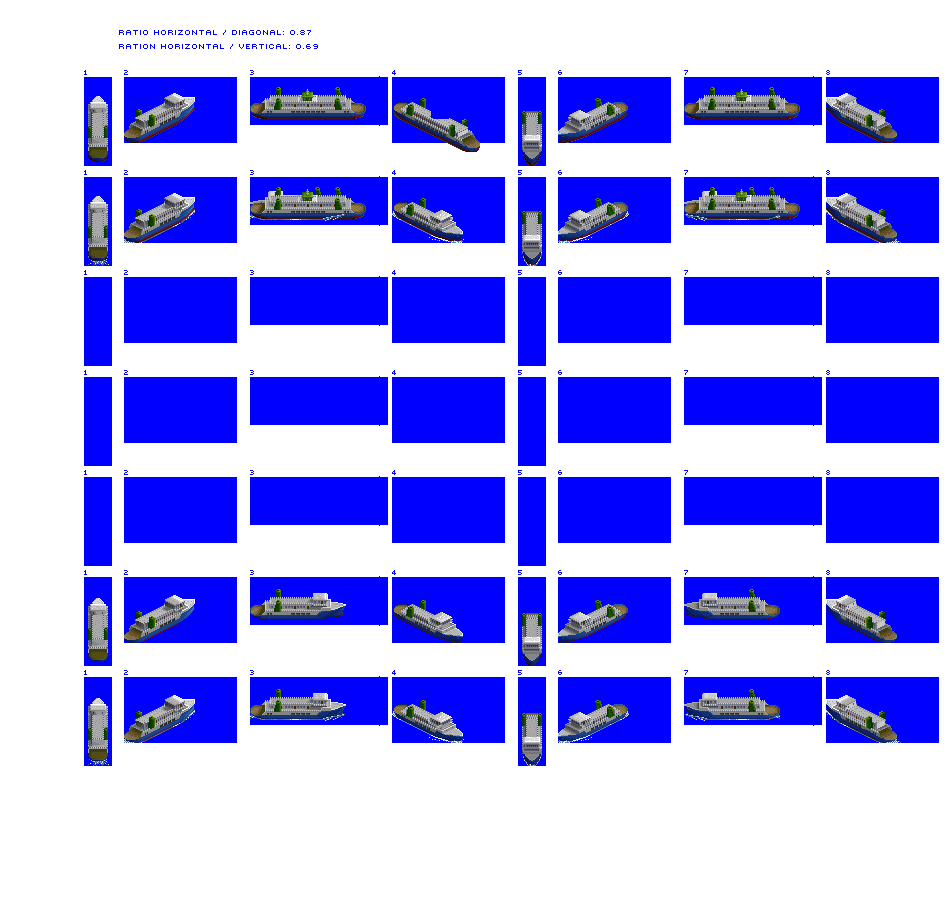
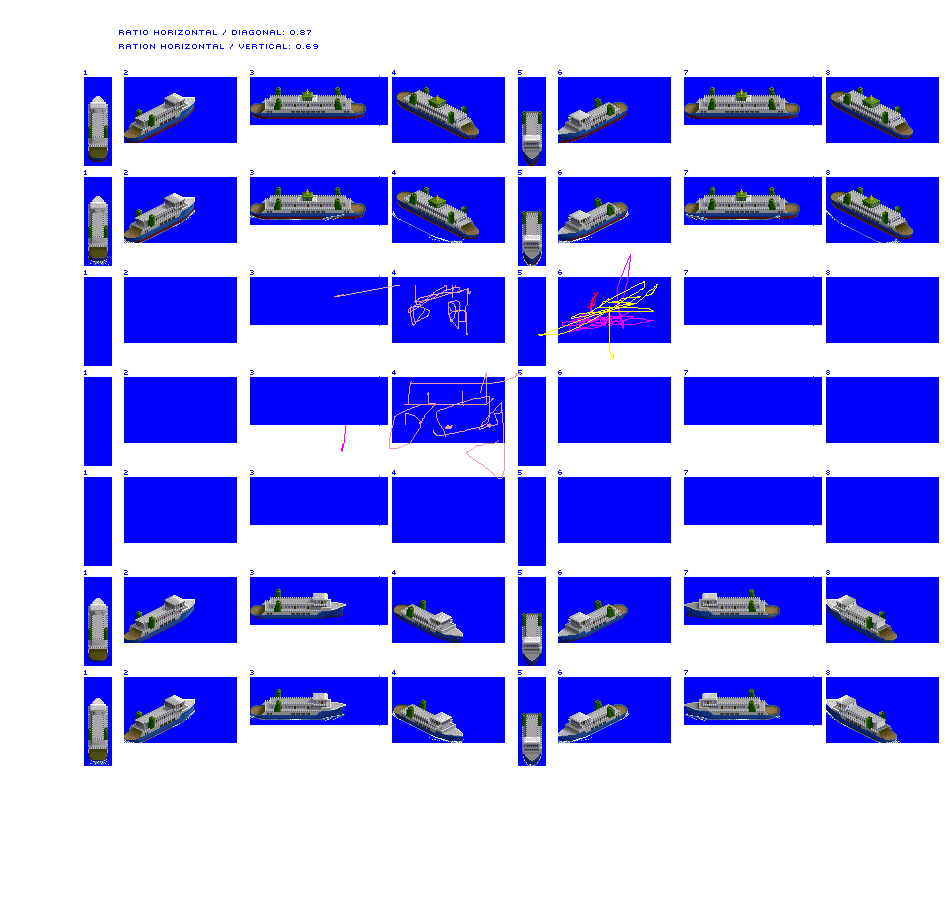
Layer changes from the first 950 x 900 image to the second:
renamed "Layer 3" to "Layer 4", painted on it over [250, 87, 913, 479]
painted on "Background" over [341, 380, 507, 452]
